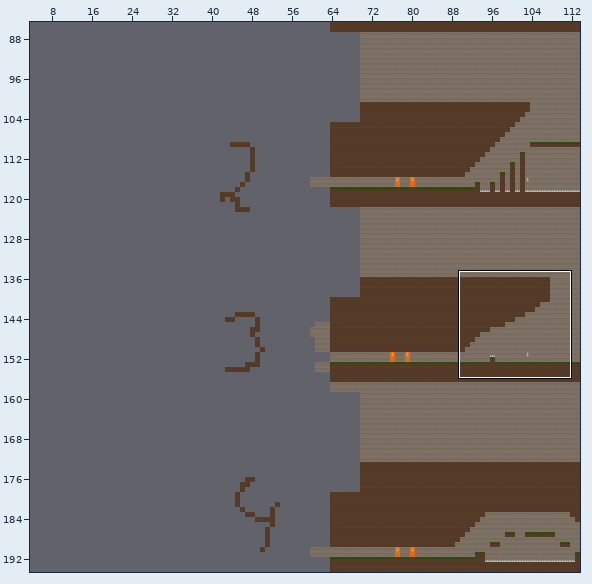
One commit to this Tiled map: data/tr.tmx. The picture above shows the old version from afar; the outline marks the close-up.
Close-up. Before:
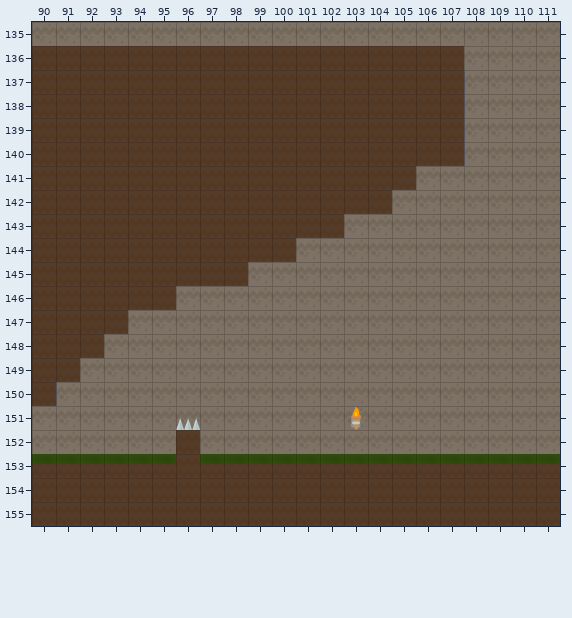
Cells are 64x64 px. Shown: x 90..111, y 135..155. The commit also changed other parts of the map, which this record leaves out.
After:
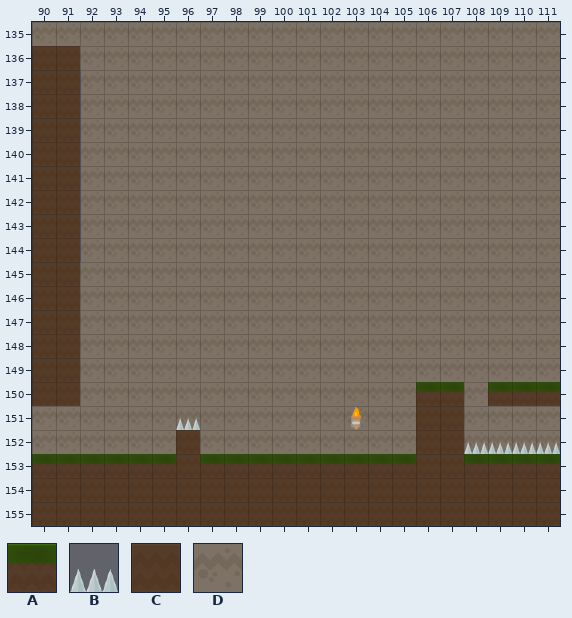
Key: from "TiledMixTR": A 0 "slice03_03", B 2 "spikes", C 7 "slice27_27", D 8 "slice28_28".
_ is an empty cell, . an unchanged one.
Difference:
--- layer "O que fica atras (paredes)"
@@ x 92..107 @@
-137 ________________
-138 ________________
-139 ________________
-140 ________________
-141 ______..........
-142 ______..........
-143 ______..........
-144 ______..........
+137 DDDDDDDDDDDDDDDD
+138 DDDDDDDDDDDDDDDD
+139 DDDDDDDDDDDDDDDD
+140 DDDDDDDDDDDDDDDD
+141 DDDDDD..........
+142 DDDDDD..........
+143 DDDDDD..........
+144 DDDDDD..........
--- layer "Armadilhas, Cruzes, MapaPrinci"
@@ x 92..107 @@
-136 CCCCCCCCCCCCCCCC
-137 CCCCCCCCCCCCCCCC
-138 CCCCCCCCCCCCCCCC
-139 CCCCCCCCCCCCCCCC
-140 CCCCCCCCCCCCCCCC
-141 CCCCCCCCCCCCCC..
-142 CCCCCCCCCCCCC...
-143 CCCCCCCCCCC.....
-144 CCCCCCCCC.......
-145 CCCCCCC.........
-146 CCCC............
-147 CC..............
-148 C...............
+136 ________________
+137 ________________
+138 ________________
+139 ________________
+140 ________________
+141 ______________..
+142 _____________...
+143 ___________.....
+144 _________.......
+145 _______.........
+146 ____............
+147 __..............
+148 _...............
@@ x 91..111 @@
-150 _..............__.___
-151 ...............__....
-152 ...............______
-153 ...............AA....
+150 C..............AA.AAA
+151 ...............CC....
+152 ...............CCBBBB
+153 ...............CC....
Boxes around the changes in both close-ups, in picture pixels (x1, y1, x2, y2):
changed: (80, 46, 465, 358)
added: (56, 382, 80, 406)
changed: (416, 382, 560, 464)
